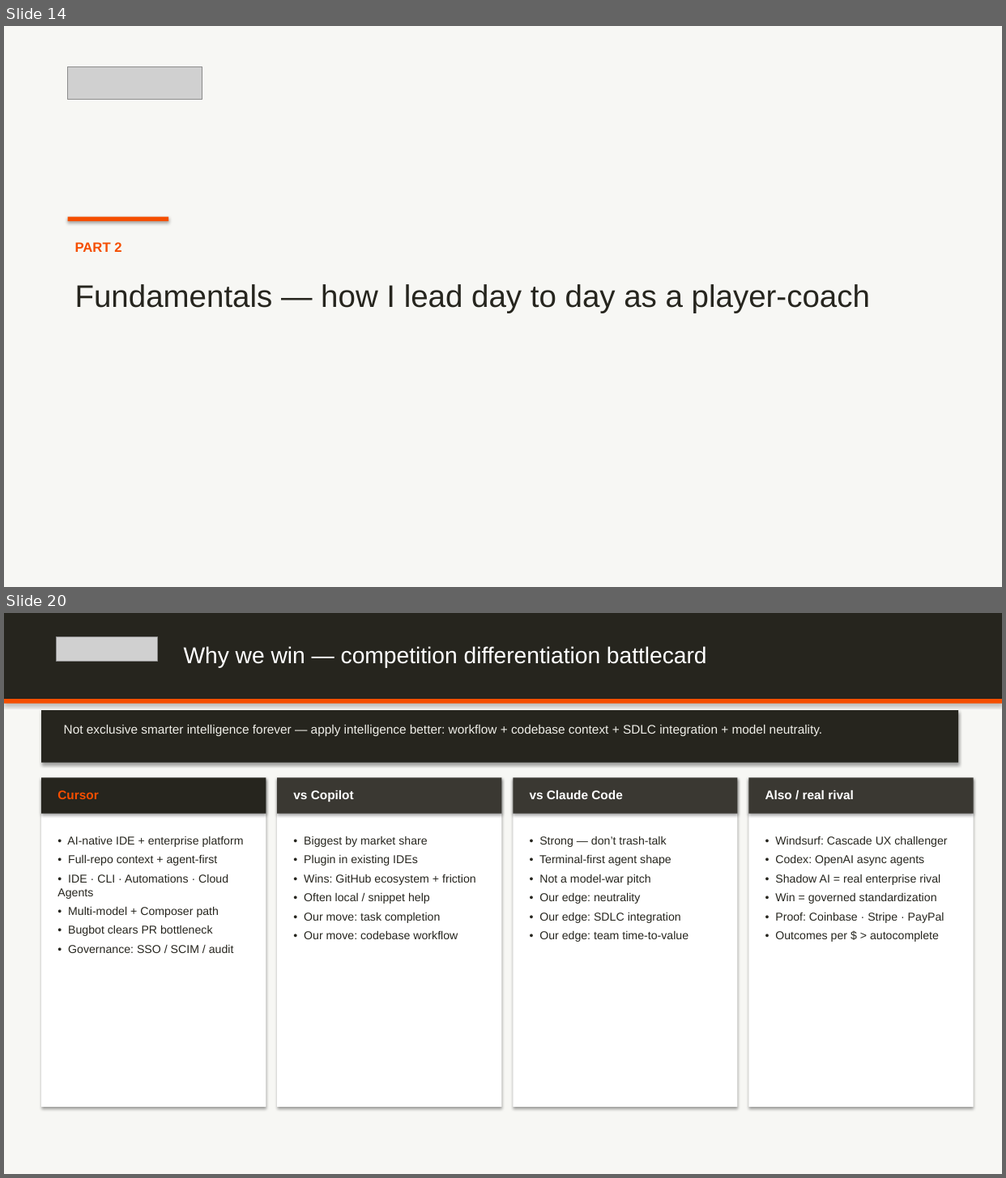
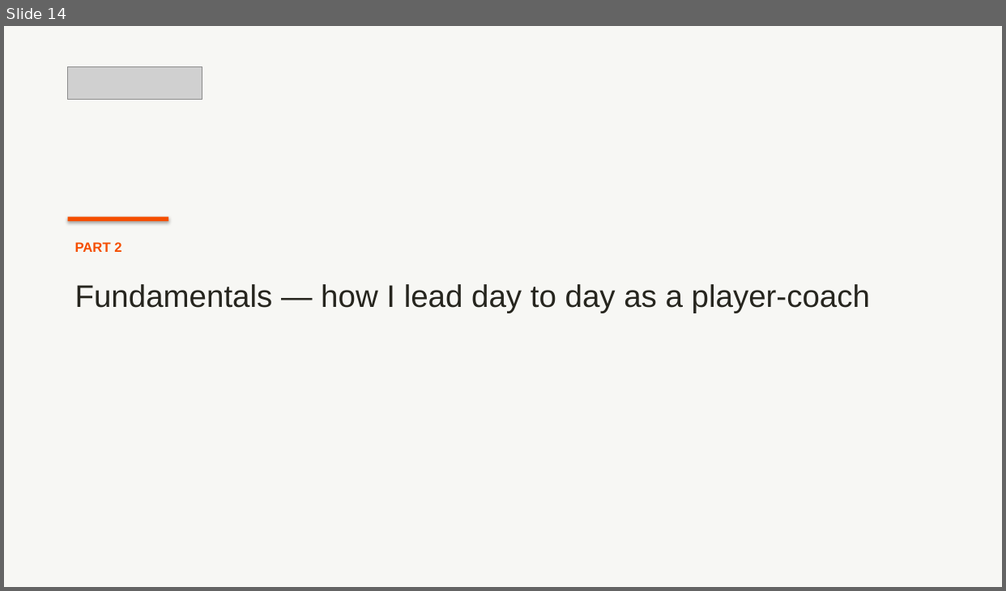
Before and after one commit to dempseli01-stack/lindsey, a slide deck: Lindsey_Presentation.pptx. Shown one above the other, each under a label of ours: slides 14 and 20 before the commit, slide 14 after it; the slides between them are not shown. The pictures are 1006x1178 and 1006x591 pixels, drawn with LibreOffice and Linux fonts; fonts in the diff are those of the drawing; grey boxes stand for pictures. Boxes give left, top, right and bottom in pixels: in the first picture for what was removed or moved away, otherwise in the second. Text is boxed around its words. In the diff, an @@ line names an element or a change of style, - is before the commit and + after.

```diff
--- a/Lindsey_Presentation.pptx
+++ b/Lindsey_Presentation.pptx
@@ slide 20 removed at (x1=4, y1=613, x2=1002, y2=1174), background #FFFFFF @@
@@ rectangle removed at (x1=4, y1=613, x2=1002, y2=1174) @@
@@ rectangle removed at (x1=4, y1=613, x2=1002, y2=699) @@
@@ picture removed at (x1=57, y1=637, x2=157, y2=661) @@
@@ text removed at (x1=184, y1=646, x2=707, y2=668) @@
-Why we win — competition differentiation battlecard
@@ rectangle removed at (x1=4, y1=699, x2=1002, y2=704) @@
@@ rectangle removed at (x1=41, y1=710, x2=958, y2=763) @@
@@ text removed at (x1=64, y1=725, x2=822, y2=736) @@
-Not exclusive smarter intelligence forever — apply intelligence better: workflow + codebase context + SDLC integration + model neutrality.
@@ rectangle removed at (x1=41, y1=777, x2=266, y2=1107) @@
@@ rectangle removed at (x1=41, y1=777, x2=266, y2=814) @@
@@ rectangle removed at (x1=277, y1=777, x2=502, y2=1107) @@
@@ rectangle removed at (x1=277, y1=777, x2=502, y2=814) @@
@@ rectangle removed at (x1=513, y1=777, x2=738, y2=1107) @@
@@ rectangle removed at (x1=513, y1=777, x2=738, y2=814) @@
@@ rectangle removed at (x1=749, y1=777, x2=974, y2=1107) @@
@@ rectangle removed at (x1=749, y1=777, x2=974, y2=814) @@
@@ text removed at (x1=57, y1=790, x2=98, y2=799) @@
-Cursor
@@ text removed at (x1=293, y1=790, x2=354, y2=802) @@
-vs Copilot
@@ text removed at (x1=530, y1=790, x2=622, y2=799) @@
-vs Claude Code
@@ text removed at (x1=765, y1=790, x2=854, y2=799) @@
-Also / real rival
@@ text removed at (x1=57, y1=836, x2=244, y2=953) @@
-• AI-native IDE + enterprise platform
-• Full-repo context + agent-first
-• IDE · CLI · Automations · Cloud Agents
-• Multi-model + Composer path
-• Bugbot clears PR bottleneck
-• Governance: SSO / SCIM / audit
@@ text removed at (x1=304, y1=837, x2=476, y2=939) @@
-• Biggest by market share
-• Plugin in existing IDEs
-• Wins: GitHub ecosystem + friction
-• Often local / snippet help
-• Our move: task completion
-• Our move: codebase workflow
@@ text removed at (x1=539, y1=836, x2=688, y2=942) @@
-• Strong — don’t trash-talk
-• Terminal-first agent shape
-• Not a model-war pitch
-• Our edge: neutrality
-• Our edge: SDLC integration
-• Our edge: team time-to-value
@@ text removed at (x1=775, y1=836, x2=947, y2=942) @@
-• Windsurf: Cascade UX challenger
-• Codex: OpenAI async agents
-• Shadow AI = real enterprise rival
-• Win = governed standardization
-• Proof: Coinbase · Stripe · PayPal
-• Outcomes per $ > autocomplete
```
Also in this commit, not shown: 4 slides changed, 6 slides added, 4 other slides removed, 2 other files.
